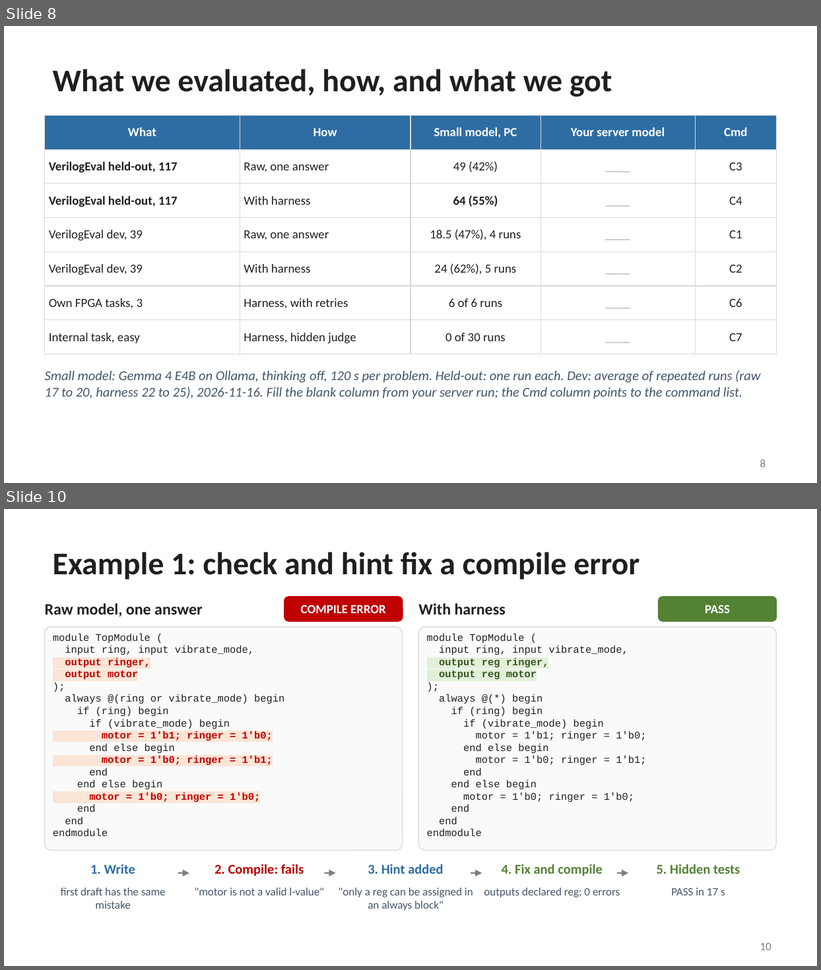
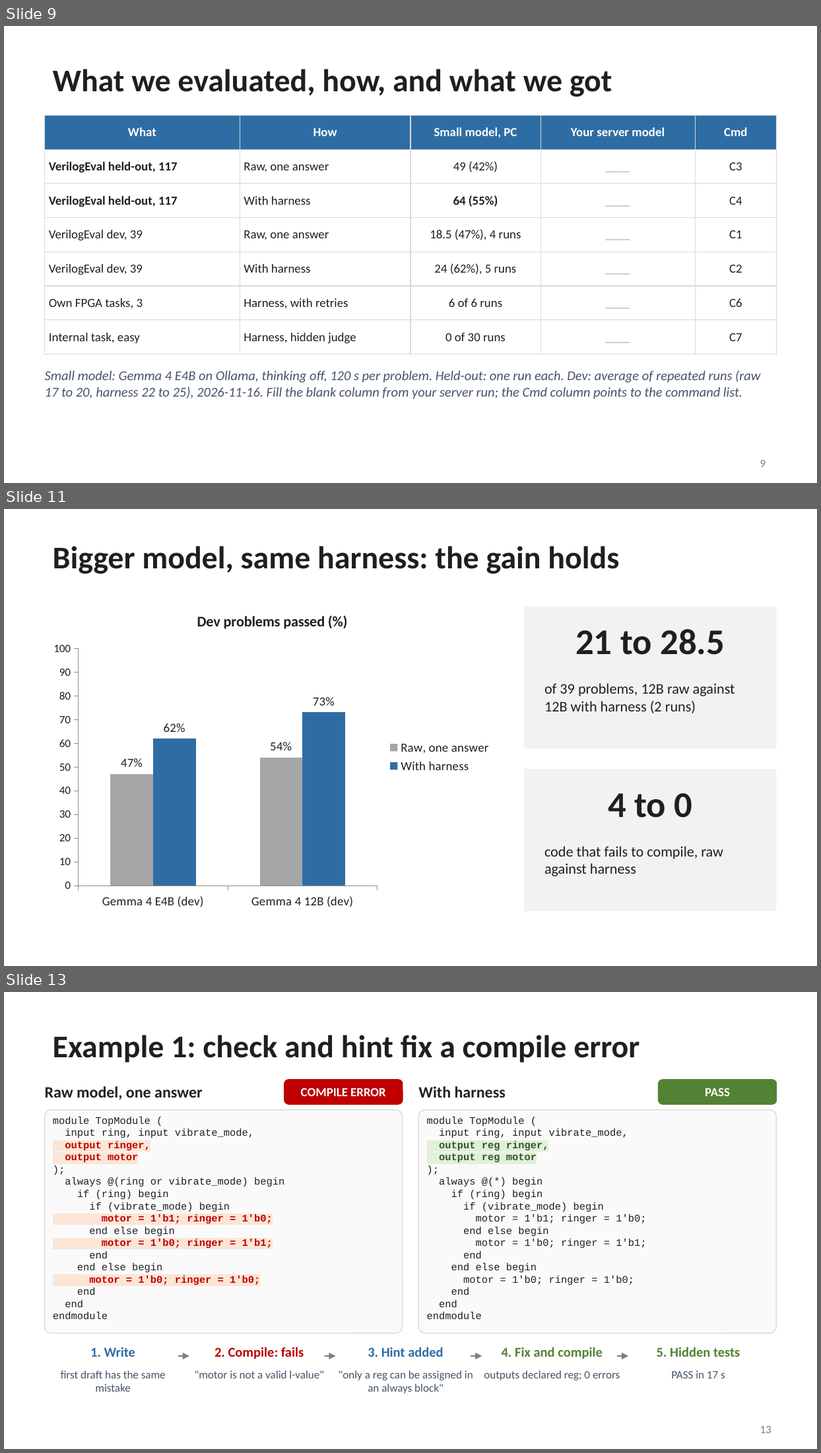
Before and after one commit to SiddharthaKR/agent_bench, a slide deck: docs/local-model-fpga-harness.pptx. Shown one above the other, each under a label of ours: slides 8 and 10 before the commit, slides 9, 11 and 13 after it; the slides between them are not shown. The pictures are 821x970 and 821x1453 pixels, drawn with LibreOffice and Linux fonts; fonts in the diff are those of the drawing. Boxes give left, top, right and bottom in pixels: in the first picture for what was removed or moved away, otherwise in the second. Text is boxed around its words. In the diff, an @@ line names an element or a change of style, - is before the commit and + after.

Commit message:
Deck: plain-words intro, 12B results, comparison with Verilog-trained models, what helped and what did not, hints and overfitting, how to use it in your own flow

```diff
--- a/docs/local-model-fpga-harness.pptx
+++ b/docs/local-model-fpga-harness.pptx
@@ slide 11 added at (4,509,817,966), background #FFFFFF @@
@@ title added at (53,546,619,574), 28 pt, text #1F1F1F, bold @@
+Bigger model, same harness: the gain holds
@@ column chart added at (45,599,500,916) @@
+title "Dev problems passed (%)"
+categories: Gemma 4 E4B (dev), Gemma 4 12B (dev)
+Raw, one answer: 47, 54
+With harness: 62, 73
@@ rectangle added at (524,607,776,749), fill #F2F2F2 @@
@@ text added at (576,629,725,655), 32 pt, text #1F1F1F, bold @@
+21 to 28.5
@@ text added at (545,683,735,714), 13 pt, text #1F1F1F @@
+of 39 problems, 12B raw against 12B with harness (2 runs)
@@ rectangle added at (524,769,776,912), fill #F2F2F2 @@
@@ text added at (608,793,693,818), 32 pt, text #1F1F1F, bold @@
+4 to 0
@@ text added at (545,846,723,877), 13 pt, text #1F1F1F @@
+code that fails to compile, raw against harness
@@ what was slide 8 is now slide 9 @@
@@ page number at (760,460,766,468): text changed @@
-8
+9
@@ what was slide 10 is now slide 13 @@
@@ page number at (760,1426,772,1434): text changed @@
-10
+13
```
Also in this commit, not shown: 3 slides changed, 7 other slides added.
